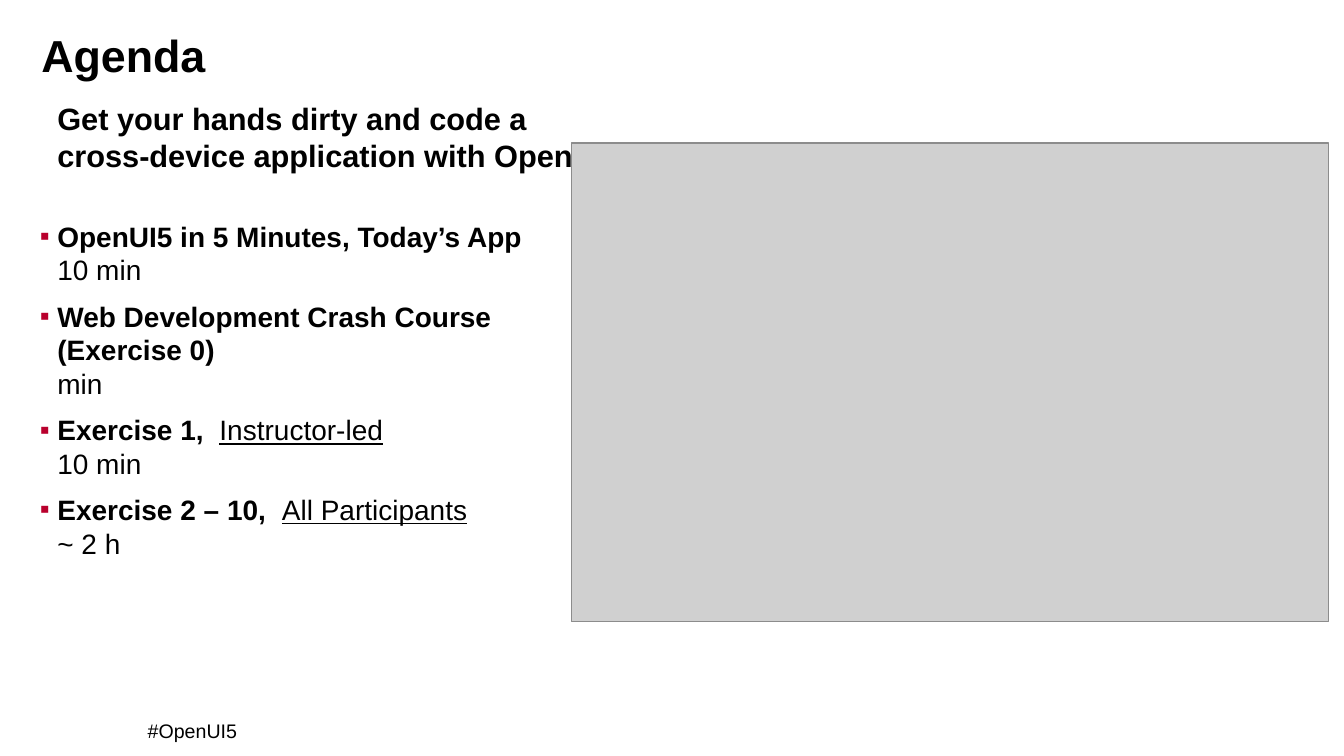
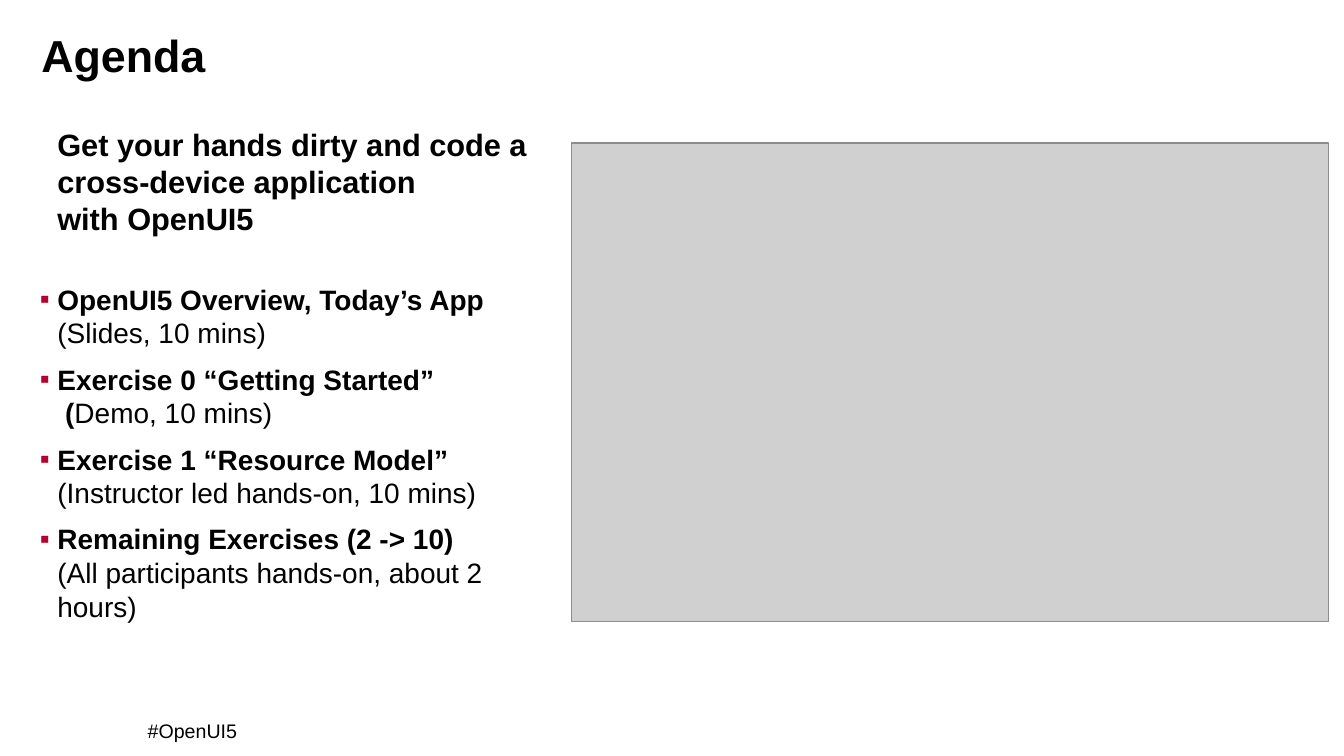
Before and after one commit to BluefinSolutions/OpenUI5-OSCON-2014, a slide deck: slide 2 of projects/OSCON-2014-Solutions/OSCON2014_Tutorial.ppt. Drawn at 1344x756 pixels with LibreOffice and Linux fonts; fonts in the diff are those of the drawing; grey boxes stand for pictures; background and template pictures are left out. Boxes give left, top, right and bottom in pixels: in the first picture for what was removed or moved away, otherwise in the second. Text is boxed around its words. In the diff, an @@ line names an element or a change of style, - is before the commit and + after.

Commit message:
tidied agenda slide

```diff
--- a/projects/OSCON-2014-Solutions/OSCON2014_Tutorial.ppt
+++ b/projects/OSCON-2014-Solutions/OSCON2014_Tutorial.ppt
@@ text "Get your hands dirty and ...": place and size @@
-text "Get your hands dirty and ..." at [57,107,620,554]
+text "Get your hands dirty and ..." at [57,133,526,622]
@@ text at [57,289,483,622]: text changed @@
-▪ OpenUI5 in 5 Minutes, Today’s App 10 min
-▪ Web Development Crash Course (Exercise 0) 10 min
-▪ Exercise 1, Instructor-led 10 min
-▪ Exercise 2 – 10, All Participants ~ 2 h
+▪ OpenUI5 Overview, Today’s App
+  (Slides, 10 mins)
+▪ Exercise 0 “Getting Started”
+  (Demo, 10 mins)
+▪ Exercise 1 “Resource Model”
+  (Instructor led hands-on, 10 mins)
+▪ Remaining Exercises (2 -> 10)
+  (All participants hands-on, about 2 hours)
```
Also in this commit, not shown: 1 other slide changed.
